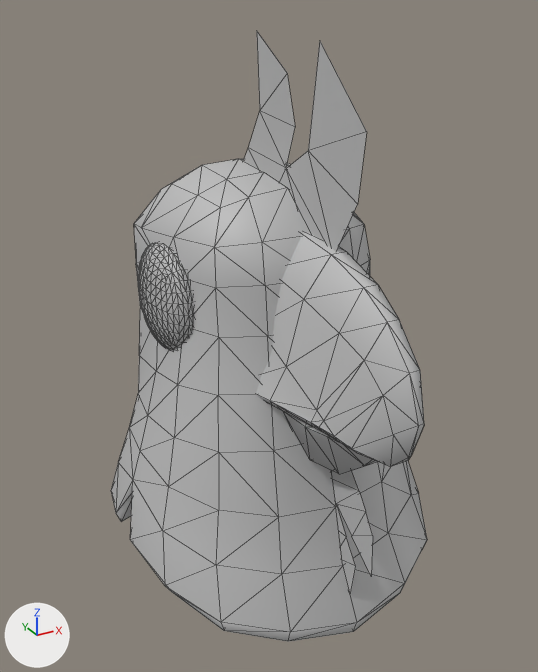
Before and after pictures for a commit that changed the FBX model Assets/Assets/Chicken_2_0.fbx.
One viewpoint serves both versions: a 50 mm lens placed at (-0.00962, -0.01609, 0.05997), pointed at (-0.0001, 0.00121, 0.05131). The axes (+X, +Y, +Z) are drawn at lower left. The lights are the same throughout. Mesh edges are drawn as thin lines. Where no turn or scale is listed for an object, it has been applied to the vertices.

The first picture shows 'maskCHICKEN'.
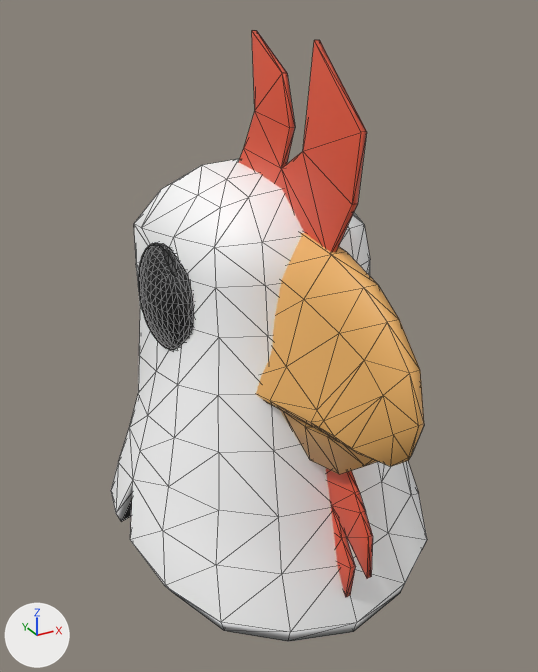
Patch to the scene script:
```diff
--- a/Assets/Assets/Chicken_2_0.fbx.py
+++ b/Assets/Assets/Chicken_2_0.fbx.py
@@ img_chickenmasktex_jpg @@
+img_chickenmasktex_jpg = load_image('chickenMaskTEX.jpg', 'Materials/Textures/chickenMaskTEX.jpg', 1024, 1024, 'sRGB')
@@ mat_matchickenmask @@
+mat_matchickenmask = principled_material('matChickenMask')
+mat_matchickenmask.texture = img_chickenmasktex_jpg
@@ mat_matchickenblack @@
+mat_matchickenblack = principled_material('matChickenBLACK')
+mat_matchickenblack.texture = img_chickenmasktex_jpg
@@ mat_matchickeneyes @@
+mat_matchickeneyes = principled_material('matChickenEyes')
+mat_matchickeneyes.texture = img_chickenmasktex_jpg
@@ me_mesh @@
 # used by ob_maskchicken; location = (0.0, 0.00138, 0.05245)
-me_mesh.from_pydata(...)  # 873 vertices, 1616 faces; spans x -0.0048..0.0048, y -0.0068..0.0068, z -0.0084..0.007
+me_mesh.from_pydata(...)  # 915 vertices, 1725 faces; spans x -0.0048..0.0048, y -0.0068..0.0068, z -0.0084..0.007
+# me_mesh part 1
+# 1 vertex is removed from x 0.0, y -0.0031, z -0.0019
+# 24 faces are deleted
+# 43 vertices are added at x -0.0001..0.0, y -0.0055..0.0019, z -0.0072..0.007
+# 133 new faces join them, mat_matchickenmask (picture img_chickenmasktex_jpg)
+# me_mesh part 2: 548 faces spanning x -0.0048..0.0048, y -0.0068..0.0068, z -0.0084..0.0036 switch from mat_phong1 (grey #bcbcbc) to mat_matchickenmask (picture img_chickenmasktex_jpg)
+# me_mesh part 3: 20 faces spanning x -0.0046..0.0046, y -0.0048..0.0055, z -0.0084..-0.005 switch from mat_phong1 (grey #bcbcbc) to mat_matchickenblack (picture img_chickenmasktex_jpg)
+# me_mesh part 4: 1024 faces spanning x -0.0034..0.0034, y -0.0007..0.0023, z -0.0013..0.0018 switch from mat_phong1 (grey #bcbcbc) to mat_matchickeneyes (picture img_chickenmasktex_jpg)
```

Pixel boxes [x1, y1, x2, y2] of what changed, in the pictures (538 x 672 px):
'maskCHICKEN', reshaped: before [111, 31, 427, 642]; after [111, 30, 427, 642]
part 1 of me_mesh, built on: before [243, 31, 373, 595]; after [239, 30, 373, 597]
part 2 of me_mesh, recoloured: [111, 159, 427, 642] in both
part 3 of me_mesh, recoloured: [122, 500, 132, 521] in both
part 4 of me_mesh, recoloured: [138, 243, 193, 350] in both
